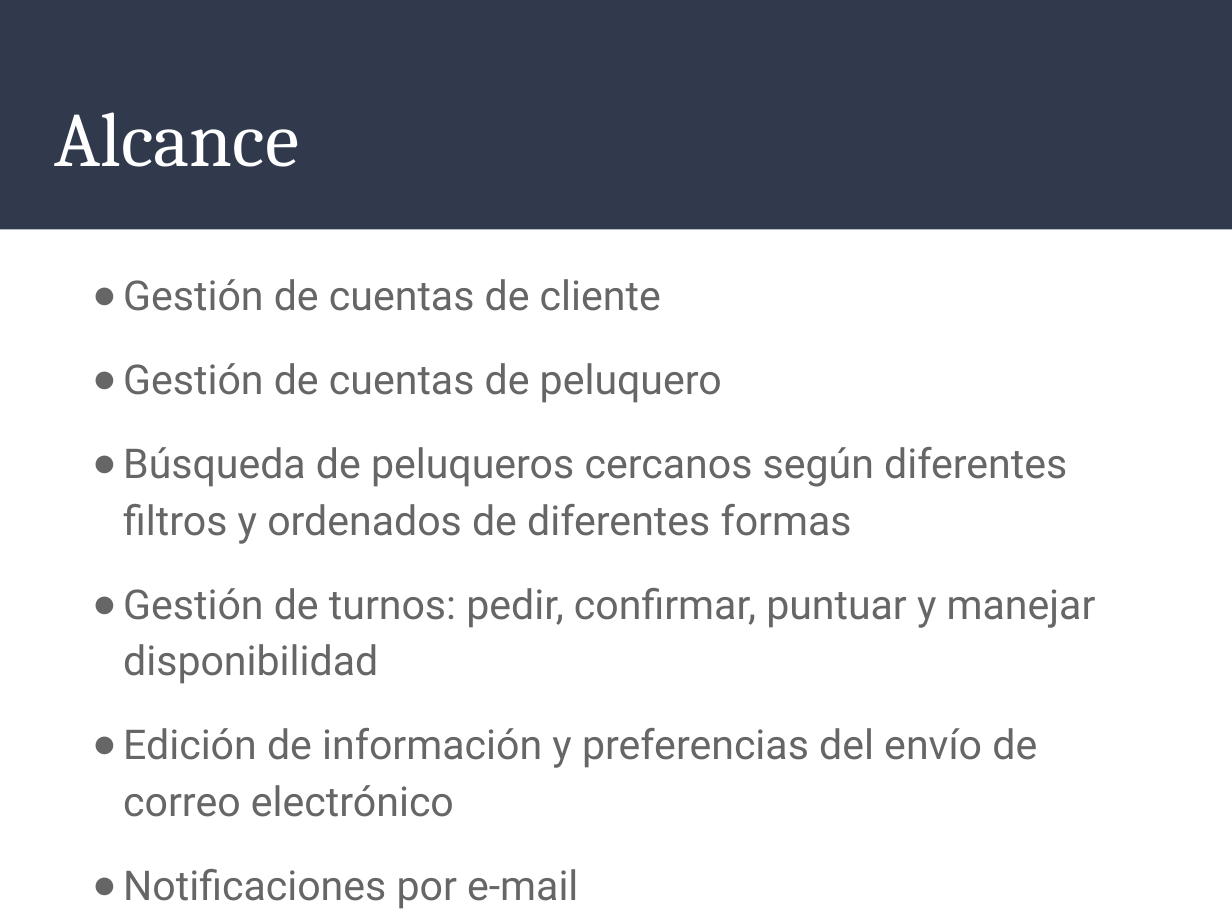
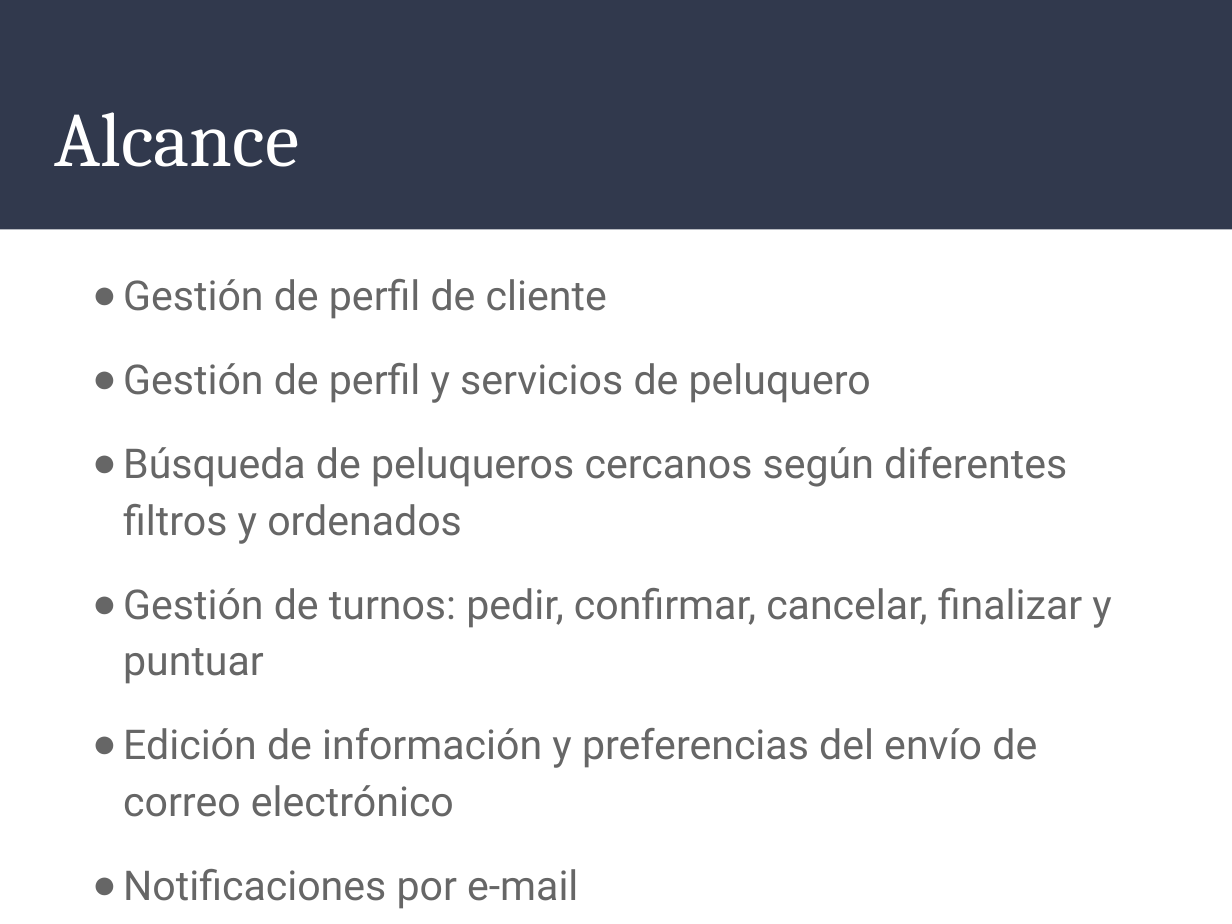
Before and after one commit to lisar01/peluqueriaya-doc, a slide deck: slide 5 of Peluqueria Ya.pptx. Drawn at 1232x924 pixels with LibreOffice and Linux fonts; fonts in the diff are those of the drawing. Boxes give left, top, right and bottom in pixels: in the first picture for what was removed or moved away, otherwise in the second. Text is boxed around its words. In the diff, an @@ line names an element or a change of style, - is before the commit and + after.

```diff
--- a/Peluqueria Ya.pptx
+++ b/Peluqueria Ya.pptx
@@ text at (x1=123, y1=279, x2=1111, y2=684): text changed @@
-● Gestión de cuentas de cliente
-● Gestión de cuentas de peluquero
-● Búsqueda de peluqueros cercanos según diferentes filtros y ordenados de diferentes formas
-● Gestión de turnos: pedir, confirmar, puntuar y manejar disponibilidad
+● Gestión de perfil de cliente
+● Gestión de perfil y servicios de peluquero
+● Búsqueda de peluqueros cercanos según diferentes filtros y ordenados
+● Gestión de turnos: pedir, confirmar, cancelar, finalizar y puntuar
```
Also in this commit, not shown: 3 other slides changed, 1 slide added, 1 slide removed.
